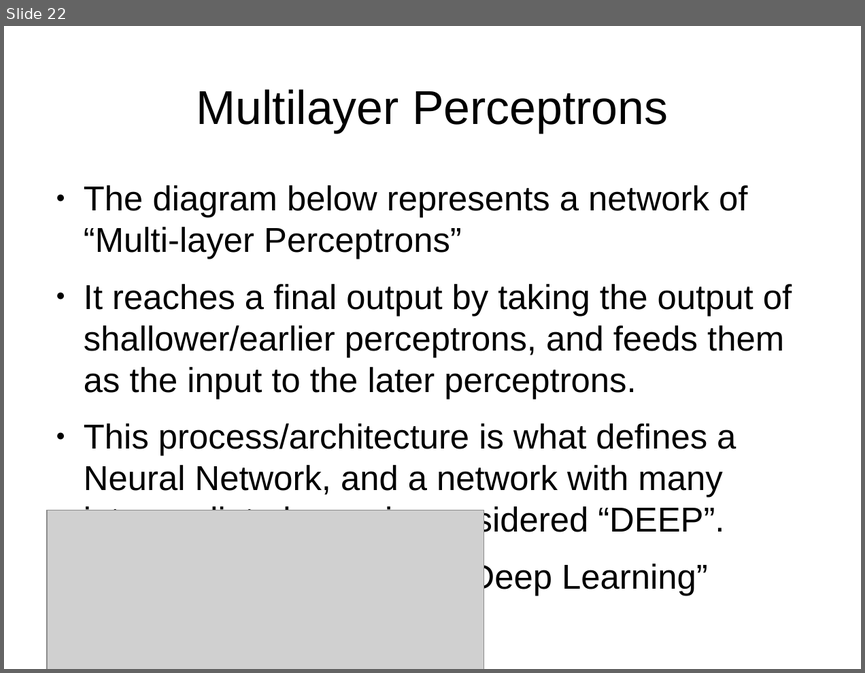
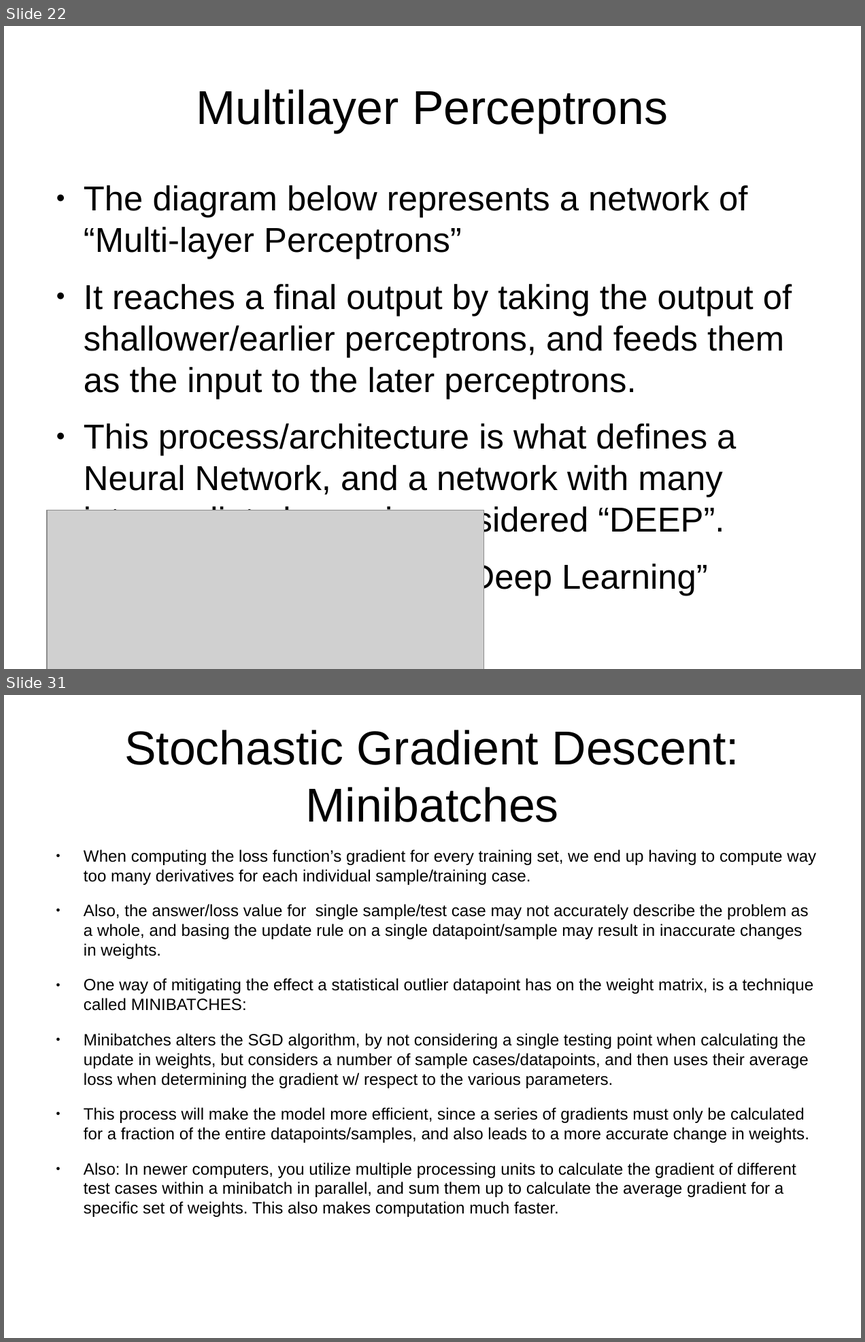
Before and after one commit to sofiabesenski4/MedicalLetterAI, a slide deck: Slides/Intro to Neural Nets and Deep Learning/1-slides.odp. Shown one above the other, each under a label of ours: slide 22 before the commit, slides 22 and 31 after it; the slides between them are not shown. The pictures are 865x673 and 865x1342 pixels, drawn with LibreOffice and Linux fonts; fonts in the diff are those of the drawing; grey boxes stand for pictures. Boxes give left, top, right and bottom in pixels: in the first picture for what was removed or moved away, otherwise in the second. Text is boxed around its words. In the diff, an @@ line names an element or a change of style, - is before the commit and + after.

```diff
--- a/Slides/Intro to Neural Nets and Deep Learning/1-slides.odp
+++ b/Slides/Intro to Neural Nets and Deep Learning/1-slides.odp
@@ slide 31 added at [4, 695, 861, 1338], background #FFFFFF @@
@@ title added at [124, 730, 739, 822], 44 pt, text #000000 @@
+Stochastic Gradient Descent: Minibatches
@@ text added at [84, 849, 816, 1217], 15.2 pt, text #000000 @@
+● When computing the loss function’s gradient for every training set, we end up having to compute way too many derivatives for each individual sample/training case.
+● Also, the answer/loss value for single sample/test case may not accurately describe the problem as a whole, and basing the update rule on a single datapoint/sample may result in inaccurate changes in weights.
+● One way of mitigating the effect a statistical outlier datapoint has on the weight matrix, is a technique called MINIBATCHES:
+● Minibatches alters the SGD algorithm, by not considering a single testing point when calculating the update in weights, but considers a number of sample cases/datapoints, and then uses their average loss when determining the gradient w/ respect to the various parameters.
+● This process will make the model more efficient, since a series of gradients must only be calculated for a fraction of the entire datapoints/samples, and also leads to a more accurate change in weights.
+● Also: In newer computers, you utilize multiple processing units to calculate the gradient of different test cases within a minibatch in parallel, and sum them up to calculate the average gradient for a specific set of weights. This also makes computation much faster.
```
Also in this commit, not shown: 4 slides changed, 24 other slides added, 13 slides removed, 1 other file.
